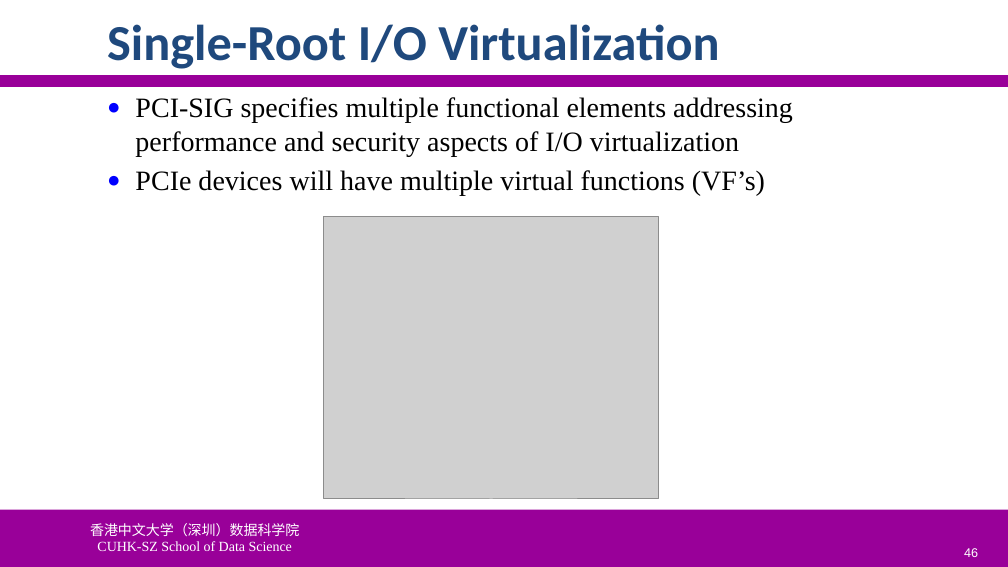
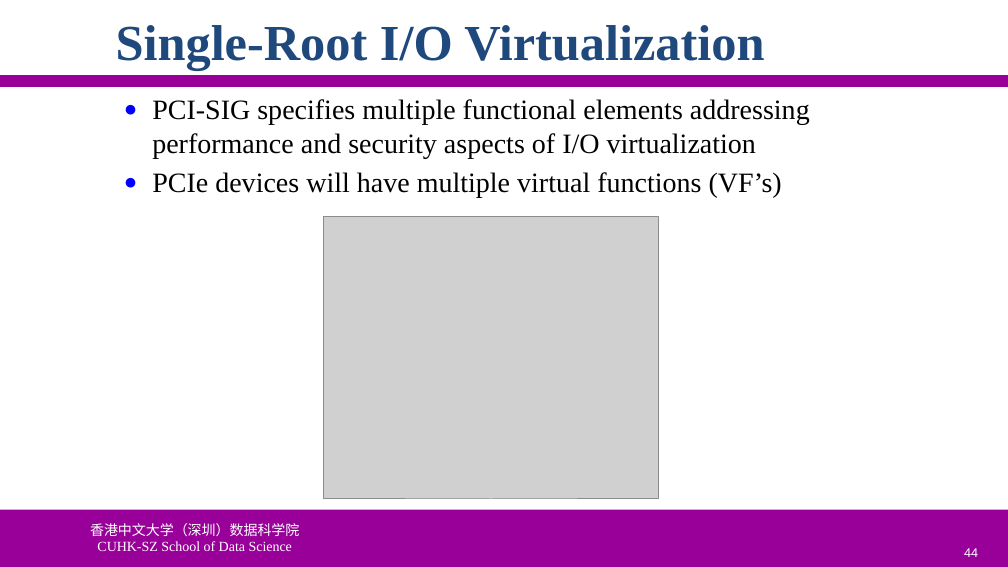
Before and after one commit to ychung1103/ychung1103.github.io, a slide deck: slide 44 of Slides/CSC6103/VT-01 Virtualization Introduction.pptx (slide 46 before the commit). Drawn at 1008x567 pixels with LibreOffice and Linux fonts; fonts in the diff are those of the drawing; grey boxes stand for pictures; background and template pictures are left out. Boxes give left, top, right and bottom in pixels: in the first picture for what was removed or moved away, otherwise in the second. Text is boxed around its words. In the diff, an @@ line names an element or a change of style, - is before the commit and + after.

```diff
--- a/Slides/CSC6103/VT-01 Virtualization Introduction.pptx
+++ b/Slides/CSC6103/VT-01 Virtualization Introduction.pptx
@@ title "Single-Root I/O Virtualization": place and size @@
-title "Single-Root I/O Virtualization" at (107, 24, 719, 69)
+title "Single-Root I/O Virtualization" at (116, 25, 764, 71)
@@ title "Single-Root I/O Virtualization" at (116, 25, 764, 71): font Calibri to Times New Roman @@
@@ text "PCI-SIG specifies multiple functional elements ...": place and size @@
-text "PCI-SIG specifies multiple functional elements ..." at (135, 97, 793, 196)
+text "PCI-SIG specifies multiple functional elements ..." at (152, 99, 810, 198)
@@ page number at (964, 548, 978, 557): text changed @@
-46
+44
```
Also in this commit, not shown: 44 other slides changed, 2 slides removed, 1 other file.
